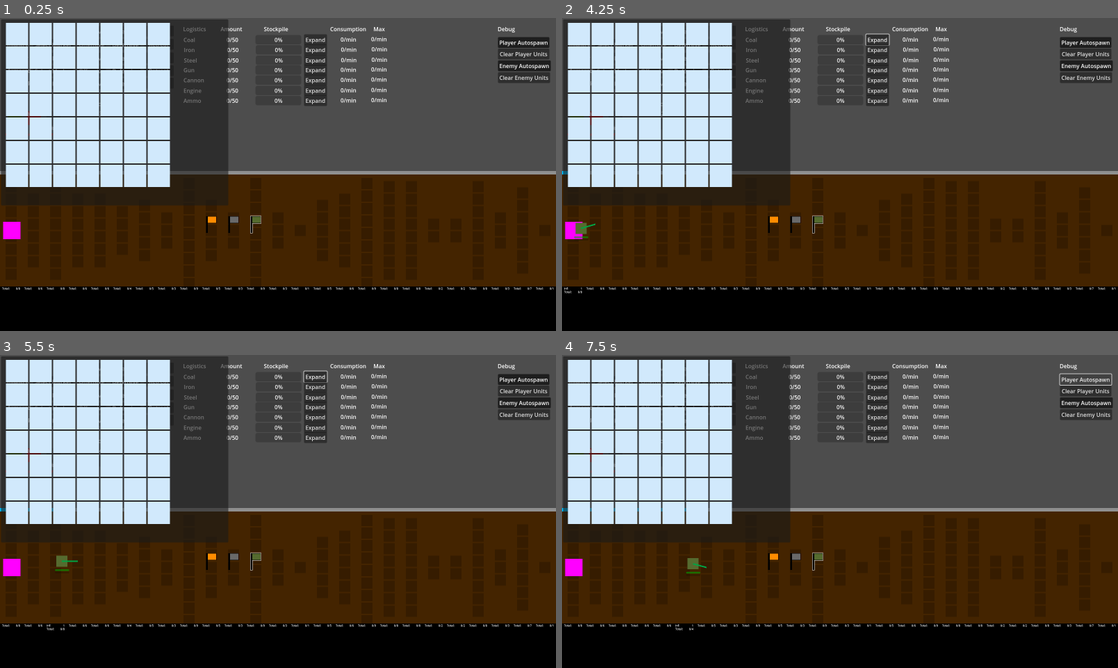
Above: before the commit, frames 1-4 (two rows, left to right).
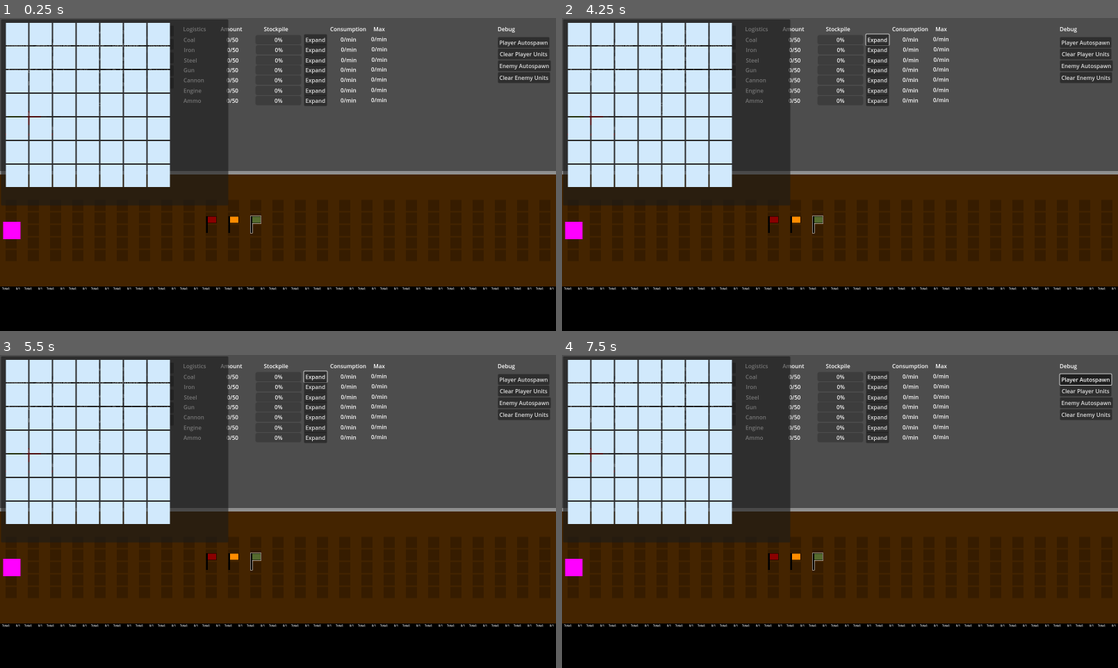
Above: after the commit, the same moments.

Repository: dwlee0802/AttritionWarfare
Game: Godot game, scene res://Scenes/game.tscn
The game is run twice, just before and just after one commit, with the same random seed, the same clock (stepped at 60 frames per second) and the same inputs.
Inputs:
- Up to frame 1 (0.25 s): no input
- Up to frame 2 (4.25 s): click "Expand" at 0.5 s; click "Offensive" at 1.25 s; click "Defensive" at 2 s; click "Retreat" at 2.75 s; click "Select Marker" at 3.5 s
- Up to frame 3 (5.5 s): click "0" at 4.25 s; click "0" at 5 s
- Up to frame 4 (7.5 s): click "0" at 5.75 s; click "Build" at 6.5 s; click "Player Autospawn" at 7.25 s

The runs differ from the first frame. In frame 1, 0.1% of the frame differs, in the area x 3-99%, y 7-87%; in frame 2, 0.3%; in frame 3, 0.3%; in frame 4, 0.5%, in the area x 0-99%, y 6-88%.

Commit message:
Ground generation.

Diff:
--- /dev/null
+++ b/Data/Modifiers/coal_deposit.tres
@@ -0,0 +1,11 @@
+[gd_resource type="Resource" script_class="Modifier" load_steps=2 format=3 uid="uid://dv48l6xglxgxi"]
+
+[ext_resource type="Script" path="res://Data/modifier_data.gd" id="1_0duav"]
+
+[resource]
+script = ExtResource("1_0duav")
+name = "Coal Deposit"
+cost = 0
+slotChange = 0
+coalDeposit = false
+ironDeposit = true
--- /dev/null
+++ b/Data/Modifiers/iron_deposit.tres
@@ -0,0 +1,11 @@
+[gd_resource type="Resource" script_class="Modifier" load_steps=2 format=3 uid="uid://bccl86etlfhxv"]
+
+[ext_resource type="Script" path="res://Data/modifier_data.gd" id="1_bhlhv"]
+
+[resource]
+script = ExtResource("1_bhlhv")
+name = "Iron Deposit"
+cost = 0
+slotChange = 0
+coalDeposit = true
+ironDeposit = false
--- /dev/null
+++ b/Data/modifier_data.gd
@@ -0,0 +1,13 @@
+extends Resource
+class_name Modifier
+
+@export var name: String = "Modifier Name Here"
+@export var icon: Texture2D = null
+
+# optional variable for infrastructure modifiers
+# if this is above 0, that means this is infrastructures
+@export var cost: int = 0
+
+@export var slotChange: int = 0
+@export var coalDeposit: bool = false
+@export var ironDeposit: bool = false
--- /dev/null
+++ b/Scenes/block_modifier_icon.tscn
@@ -0,0 +1,23 @@
+[gd_scene load_steps=2 format=3 uid="uid://lkevdgktstku"]
+
+[ext_resource type="Texture2D" uid="uid://bweni00tvg2ju" path="res://Art/32x32_white_square.png" id="1_5tmyv"]
+
+[node name="ModifierIcon" type="TextureRect"]
+texture_filter = 1
+custom_minimum_size = Vector2(32, 32)
+mouse_filter = 2
+texture = ExtResource("1_5tmyv")
+
+[node name="TempLabel" type="Label" parent="."]
+layout_mode = 1
+anchors_preset = 15
+anchor_right = 1.0
+anchor_bottom = 1.0
+grow_horizontal = 2
+grow_vertical = 2
+theme_override_colors/font_color = Color(0, 0, 0, 1)
+theme_override_font_sizes/font_size = 8
+text = "Coal Deposit"
+horizontal_alignment = 1
+vertical_alignment = 1
+autowrap_mode = 2
--- a/Scenes/game.tscn
+++ b/Scenes/game.tscn
@@ -1073,7 +1073,6 @@
 position = Vector2(34, 611)
 collision_mask = 0
 script = ExtResource("5_ajpi1")
-autoSpawn = true
 currentBlock = NodePath("../Ground/Block")
 
 [node name="CollisionShape2D" type="CollisionShape2D" parent="World/PlayerHQ"]
@@ -1100,7 +1099,6 @@
 collision_mask = 0
 script = ExtResource("5_ajpi1")
 isPlayerHQ = false
-autoSpawn = true
 currentBlock = NodePath("../Ground/Block32")
 
 [node name="CollisionShape2D" type="CollisionShape2D" parent="World/EnemyHQ"]
@@ -1276,7 +1274,6 @@
 offset_right = 149.0
 offset_bottom = 66.0
 toggle_mode = true
-button_pressed = true
 text = "Player Autospawn"
 
 [node name="PlayerKillAllButton" type="Button" parent="DebugTab"]
@@ -1294,7 +1291,6 @@
 offset_right = 153.0
 offset_bottom = 133.0
 toggle_mode = true
-button_pressed = true
 text = "Enemy Autospawn"
 
 [node name="EnemyKillAllButton" type="Button" parent="DebugTab"]
--- a/Scripts/Block.gd
+++ b/Scripts/Block.gd
@@ -9,6 +9,8 @@
 var curCombatWidth: int = 0
 var maxCombatWidth: int = 1
 var tempCombatWidth: int = 0
+
+static var baseCombatWidth: int = 5
 
 @onready var contentsLabel: RichTextLabel = $GroundTexture/SideTexture/ContentsLabel
 
@@ -52,6 +54,8 @@
 @onready var industryIcons = $CaptureStatus/IndustryIcons
 
 # temporary testing values
+@export var modifiers = []
+
 var canBuildCoal: bool = false
 var canBuildIron: bool = false
 
@@ -59,10 +63,9 @@
 # Called when the node enters the scene tree for the first time.
 func _ready():
 	$CaptureStatus/IndustryIcons/BuildButton/BuildOptions/Industry/SellButton.pressed.connect(SellButtonPressed)
-	maxCombatWidth = randi_range(1, 9)
 	CheckIfCapital()
 
-	for i in range(maxCombatWidth):
+	for i in range(Block.baseCombatWidth):
 		var newSlot = slotScene.instantiate()
 		slots.append(newSlot)
 		slotContainer.add_child(newSlot)
--- a/Scripts/Ground.gd
+++ b/Scripts/Ground.gd
@@ -2,11 +2,19 @@
 
 var blocks = []
 
+var blockScene = load("res://Scenes/block.tscn")
+
+# how many blocks the map is made up of
+@export var mapSize: int = 32
+
+@export var randomFeatures: bool = true
+
+@export var baseCombatWidth: int = 5
+
 
 # Called when the node enters the scene tree for the first time.
 func _ready():
-	for block: Block in get_children():
-		blocks.append(block)
+	GenerateMap()
 
 	for i in range(len(blocks)):
 		# set prev
@@ -21,3 +29,16 @@
 # Called every frame. 'delta' is the elapsed time since the previous frame.
 func _process(_delta):
 	pass
+
+
+func GenerateMap():
+	# clear children
+	for child in get_children():
+		child.queue_free()
+
+	Block.baseCombatWidth = baseCombatWidth
+
+	for i in range(mapSize):
+		var newBlock = blockScene.instantiate()
+		blocks.append(newBlock)
+		add_child(newBlock)
--- a/Scripts/World.gd
+++ b/Scripts/World.gd
@@ -1,7 +1,7 @@
 extends Control
 class_name World
 
-const MAP_PAN_SPEED: int = 200
+const MAP_PAN_SPEED: int = 500
 
 # Called when the node enters the scene tree for the first time.
 func _ready():
